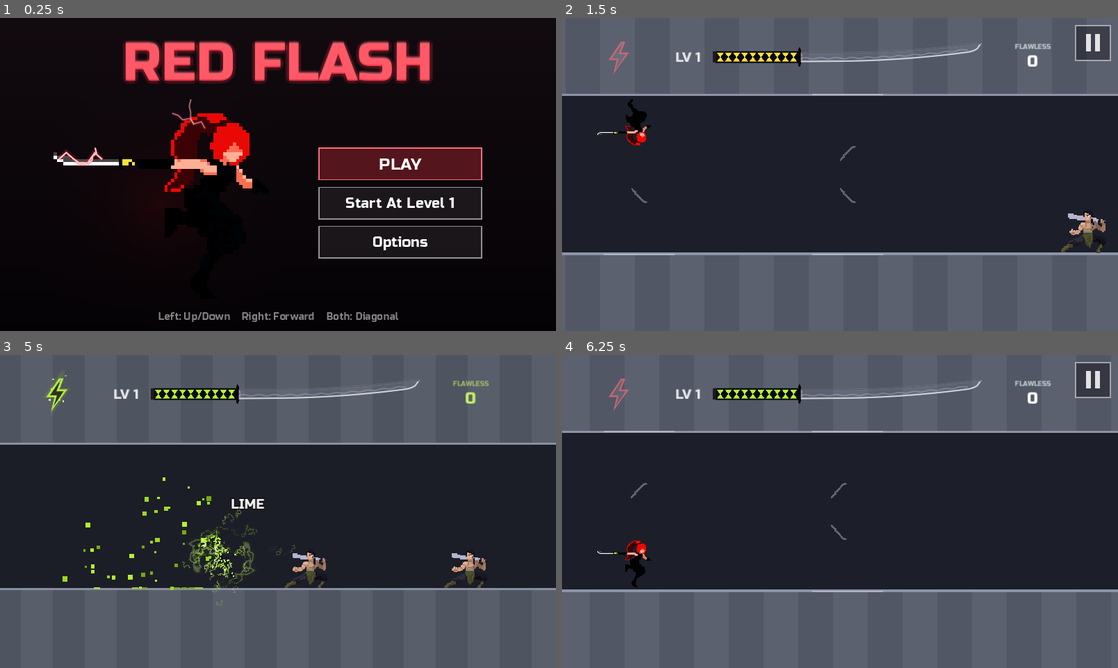
Above: before the commit, frames 1-4 (two rows, left to right).
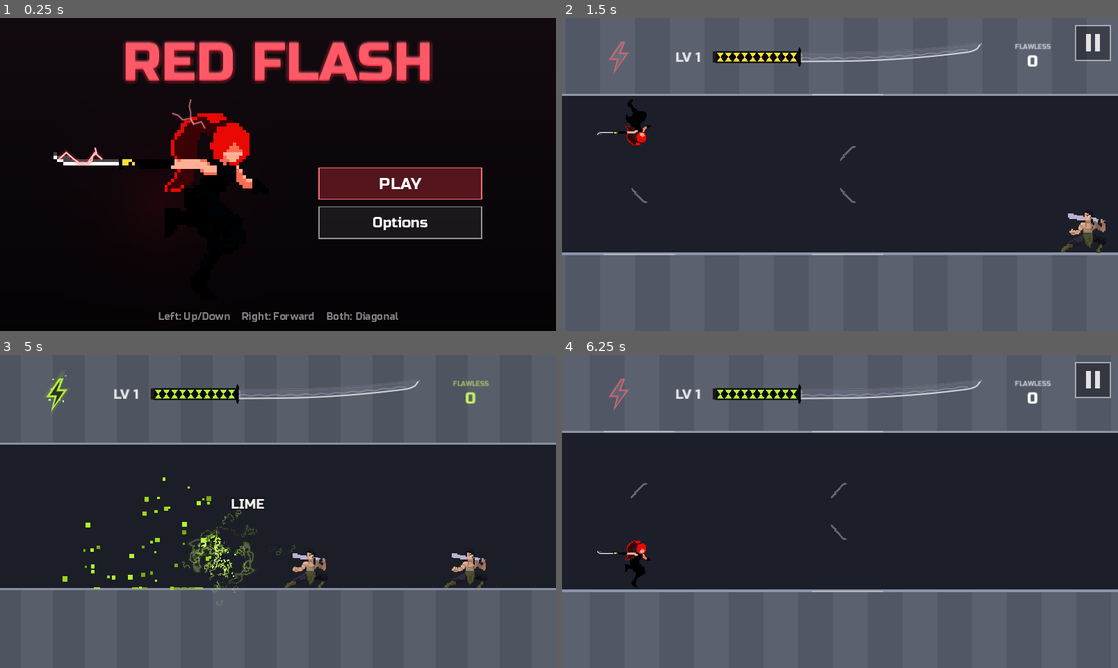
Above: after the commit, the same moments.

Repository: fredsbreads/game-off
Game: Godot game, scene res://scenes/main.tscn
Two runs of this game, one before a commit and one after it. Both use one fixed random seed, a clock stepped at 60 frames per second and the inputs below. Sound files missing from this copy of the repository are replaced by a short silence.
Inputs (mouse positions are in pixels of both pictures, inside the frame that each line leads up to):
- Up to frame 1 (0.25 s): no input
- Up to frame 2 (1.5 s): tap Enter at 0.5 s; move the mouse to (962, 158) at 0.52 s; hold Right 0.53-1.28 s; hold J (tp_vertical) 0.53-1.28 s; click (962, 158) at 0.67 s; tap Space at 0.77 s; move the mouse to (728, 190) at 1.27 s; hold Down from 1.28 s (still down); tap Shift at 1.35 s; click (728, 190) at 1.42 s
- Up to frame 3 (5 s): tap Space at 1.52, 3.02, 3.77, 4.52 s; move the mouse to (333, 442) at 2.02 s; release Down at 2.03 s; hold Right 2.03-2.78 s; tap Enter at 2.1 s; click (333, 442) at 2.17 s; move the mouse to (250, 574) at 2.77 s; hold K (tp_forward) 2.78-3.53 s; tap Keypad Enter at 2.85 s; click (250, 574) at 2.92 s; move the mouse to (444, 558) at 3.52 s; hold Left from 3.53 s (still down); tap C at 3.6 s; click (444, 558) at 3.67 s; move the mouse to (111, 464) at 4.27 s; tap M at 4.35 s; click (111, 464) at 4.42 s
- Up to frame 4 (6.25 s): move the mouse to (867, 511) at 5.02 s; release Left at 5.03 s; hold Down 5.03-5.78 s; tap O at 5.1 s; click (867, 511) at 5.17 s; move the mouse to (756, 433) at 5.77 s; hold Right from 5.78 s (still down); tap L at 5.85 s; click (756, 433) at 5.92 s; tap Space at 6.02 s

The runs differ from the first frame. In frame 1, 5.1% of the frame differs, in the area x 57-87%, y 41-77%; in frame 2, nothing differs; in frame 3, less than 0.1%; in frame 4, nothing differs.

Commit message:
Start levels unlock: 5 after reaching 6, 10 after 11, 15 after 16; a selector, not a button
The highest level reached is kept in the save file (the browser's
storage for the site, so it lasts between visits). The title screen
shows the start level choice only once a later one is unlocked, as
'< Start Level N >' on a faint strip: Left keys / its left third step
back, Right keys / the rest step on. A saved start level that isn't
unlocked starts at 1. Test runs don't unlock anything.

Diff:
--- a/scripts/main.gd
+++ b/scripts/main.gd
@@ -321,7 +321,8 @@
 		debug.main = self
 		add_child(debug)
 	if LEVEL_CHOICE and progression.level == 1:   # (not set by the debug --level option)
-		progression.level = _load_setting("start_level", 1)
+		var start: int = _load_setting("start_level", 1)
+		progression.level = start if start in _unlocked_start_levels() else 1
 		level.level = progression.level
 	Palette.set_pink(0.0)   # every run starts red (her colour is the streak reward)
 	player.x = START_X
@@ -361,7 +362,8 @@
 		_retry = false
 		begin()   # a retry goes straight into the run
 	else:
-		hud.menu.open(progression.level, LEVEL_CHOICE)
+		# The level choice shows once a later start level is unlocked.
+		hud.menu.open(progression.level, LEVEL_CHOICE and _unlocked_start_levels().size() > 1)
 		if not debug:
 			# The music plays on the title screen too. Deferred: the scene is
 			# still being set up here, and the music lives on the root (it
@@ -1862,6 +1864,7 @@
 					-1.0 if player.row == Rules.Row.CEILING else 1.0)   # drift away from her row
 		if levelled:
 			level.level = progression.level
+			_note_level_reached(progression.level)
 			# Only groups well past the right edge get rebuilt (a sprite reaches
 			# beyond its spot, so one just off screen could already show).
 			level.rebuild_ahead(cam.left() / Rules.TILE + CameraRig.VIEW_TILES + 3.0)
@@ -2024,12 +2027,36 @@
 	return true
 
 
-## want: a level, or 0 = the next one in START_LEVELS, -1 = the one before.
+## The highest level she has reached (in any run), kept in the save file
+## (in a browser: the site's storage, so it lasts between visits).
+func _note_level_reached(n: int) -> void:
+	if debug:   # (test runs don't unlock anything)
+		return
+	var cfg := ConfigFile.new()
+	cfg.load(SAVE_PATH)
+	if n > int(cfg.get_value("progress", "max_level", 1)):
+		cfg.set_value("progress", "max_level", n)
+		cfg.save(SAVE_PATH)
+
+
+## The start levels she can pick: 1, and each of START_LEVELS once she has
+## got past it (reached 6 for 5, 11 for 10, 16 for 15).
+func _unlocked_start_levels() -> Array:
+	var cfg := ConfigFile.new()
+	cfg.load(SAVE_PATH)
+	var reached := int(cfg.get_value("progress", "max_level", 1))
+	return START_LEVELS.filter(func(l: int) -> bool: return l == 1 or reached >= l + 1)
+
+
+## want: a level, or 0 = the next one unlocked, -1 = the one before.
 func _choose_start_level(want: int) -> void:
+	var levels := _unlocked_start_levels()
+	if want != 0 and want != -1 and not want in levels:
+		return   # (not unlocked yet)
 	if want == 0:   # the next one
-		want = START_LEVELS[(START_LEVELS.find(progression.level) + 1) % START_LEVELS.size()]
+		want = levels[(levels.find(progression.level) + 1) % levels.size()]
 	elif want == -1:   # the one before
-		want = START_LEVELS[posmod(START_LEVELS.find(progression.level) - 1, START_LEVELS.size())]
+		want = levels[posmod(levels.find(progression.level) - 1, levels.size())]
 	var cfg := ConfigFile.new()
 	cfg.load(SAVE_PATH)
 	cfg.set_value("settings", "start_level", want)
--- a/scripts/main_menu.gd
+++ b/scripts/main_menu.gd
@@ -152,8 +152,12 @@
 		return ""
 	if event is InputEventScreenTouch or event is InputEventMouseButton:
 		for i in ids.size():
-			if _button_rect(i).grow(8.0).has_point(pos):
+			var r := _button_rect(i)
+			if r.grow(8.0).has_point(pos):
 				_selected = i
+				# The start level selector: its left third steps back.
+				if ids[i] == "level" and pos.x < r.position.x + r.size.x / 3.0:
+					return "level_back"
 				return ids[i]
 	return ""
 
@@ -334,6 +338,9 @@
 	var id := _buttons()[i]
 	var r := _button_rect(i)
 	var picked := _keyboard and i == _selected
+	if id == "level":
+		_draw_level_selector(r, picked)
+		return
 	var play := id == "play"
 	var fill := Color(TITLE_RED, 0.3) if play else Color(1, 1, 1, 0.07)
 	if picked:
@@ -346,3 +353,26 @@
 	var s := 30 if play else LABEL_SIZE
 	var w := f.get_string_size(text, HORIZONTAL_ALIGNMENT_LEFT, -1, s).x
 	draw_string(f, Vector2(r.position.x + (r.size.x - w) / 2.0, r.position.y + r.size.y / 2.0 + s * 0.35), text, HORIZONTAL_ALIGNMENT_LEFT, -1, s, Color.WHITE)
+
+
+## The start level: a setting you step through, not a button. "<  Start
+## Level 5  >" on a faint strip (underlined), its arrows stepping it.
+func _draw_level_selector(r: Rect2, picked: bool) -> void:
+	draw_rect(r, Color(1, 1, 1, 0.1 if picked else 0.035))
+	if picked:
+		draw_rect(r, Color.WHITE, false, 2.0)
+	else:
+		draw_line(Vector2(r.position.x + 12.0, r.end.y - 1.0), Vector2(r.end.x - 12.0, r.end.y - 1.0), Color(1, 1, 1, 0.3), 1.0)
+	var f := ThemeDB.fallback_font
+	var y := r.position.y + r.size.y / 2.0 + LABEL_SIZE * 0.35
+	var arrow := Color(1, 1, 1, 0.75)
+	draw_string(f, Vector2(r.position.x + 16.0, y), "<", HORIZONTAL_ALIGNMENT_LEFT, -1, LABEL_SIZE, arrow)
+	var gw := f.get_string_size(">", HORIZONTAL_ALIGNMENT_LEFT, -1, LABEL_SIZE).x
+	draw_string(f, Vector2(r.end.x - 16.0 - gw, y), ">", HORIZONTAL_ALIGNMENT_LEFT, -1, LABEL_SIZE, arrow)
+	var label := "Start Level "
+	var value := str(start_level)
+	var lw := f.get_string_size(label, HORIZONTAL_ALIGNMENT_LEFT, -1, LABEL_SIZE - 4).x
+	var vw := f.get_string_size(value, HORIZONTAL_ALIGNMENT_LEFT, -1, LABEL_SIZE + 4).x
+	var x := r.position.x + (r.size.x - lw - vw) / 2.0
+	draw_string(f, Vector2(x, y), label, HORIZONTAL_ALIGNMENT_LEFT, -1, LABEL_SIZE - 4, Color(1, 1, 1, 0.7))
+	draw_string(f, Vector2(x + lw, y + 1.0), value, HORIZONTAL_ALIGNMENT_LEFT, -1, LABEL_SIZE + 4, Color.WHITE)
